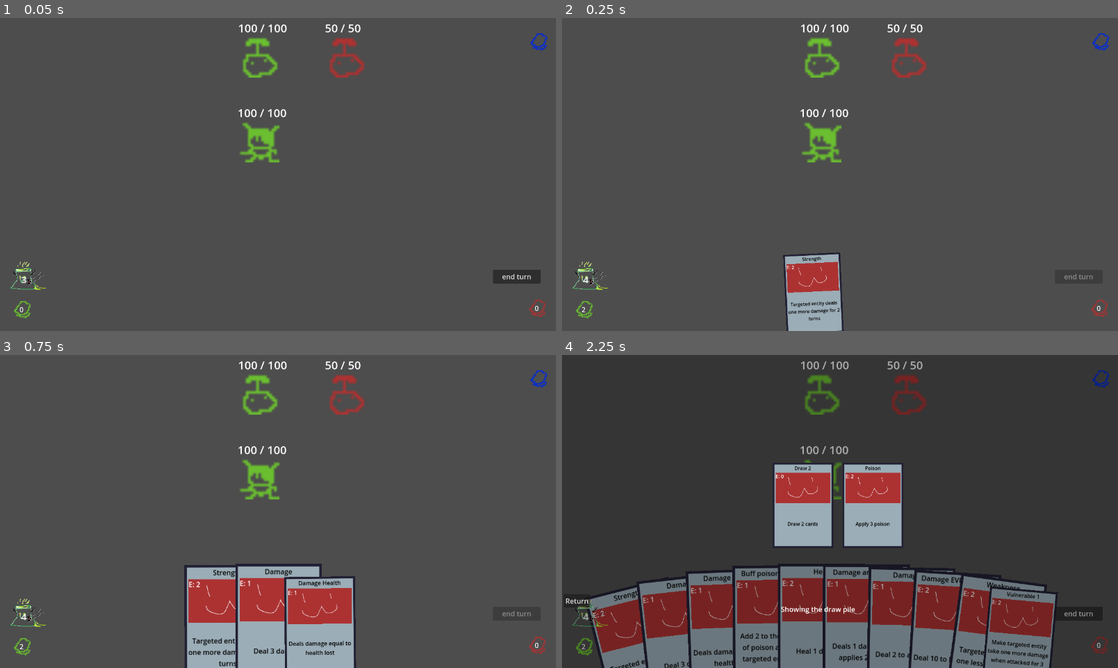
Above: before the commit, frames 1-4 (two rows, left to right).
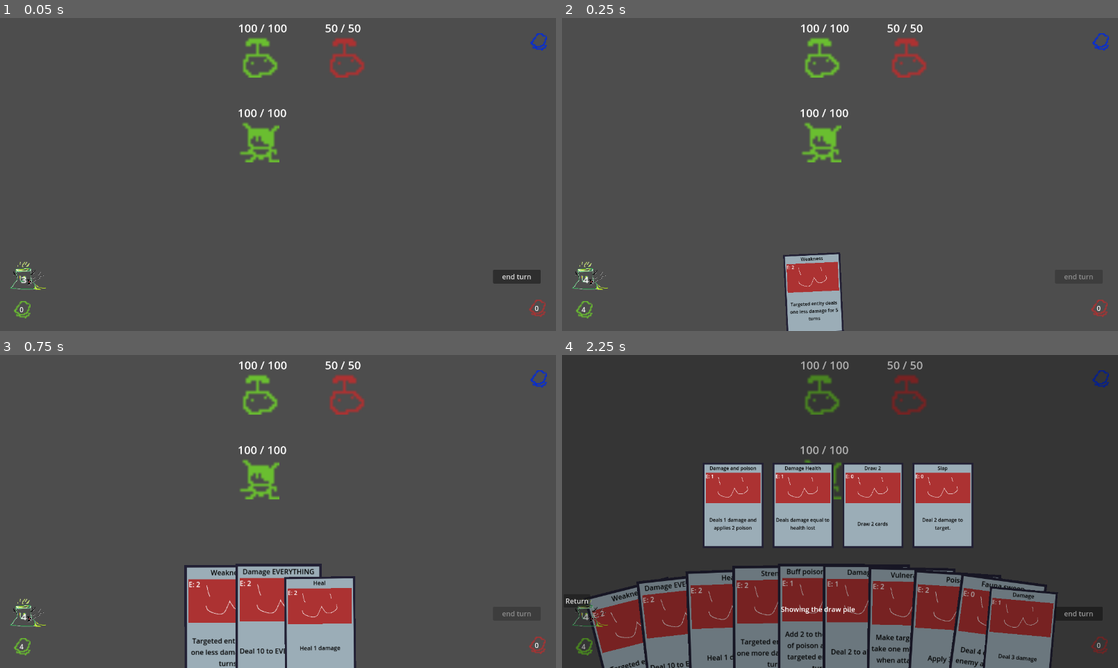
Above: after the commit, the same moments.

Repository: Saplings-Projects/1M_sub
Game: Godot game, scene res://#Scenes/TestingScene.tscn
Same seed, same stepped clock (60 frames per second), same inputs: the game is played once before the commit and once after it.
Inputs (mouse positions are in pixels of both pictures, inside the frame that each line leads up to):
- Up to frame 1 (0.05 s): no input
- Up to frame 2 (0.25 s): no input
- Up to frame 3 (0.75 s): click (255, 624) at 0.52 s
- Up to frame 4 (2.25 s): click "2" (after the commit: "4") at 1.25 s; click "0" at 2 s

Frame 1 is identical in both runs. In frame 2, 0.1% of the frame differs, in the area x 3-50%, y 76-95%; in frame 3, 0.7%; in frame 4, 7.9%, in the area x 3-88%, y 34-100%.

Commit message:
Apply some of the animations to cards. Add Fauna sweep

Diff:
--- /dev/null
+++ b/Cards/Animation/Anim_FaunaSweep.tscn
@@ -0,0 +1,56 @@
+[gd_scene load_steps=5 format=3 uid="uid://eimptoraq7pn"]
+
+[ext_resource type="Script" path="res://Cards/Animation/CastAnimation.gd" id="1_t516j"]
+[ext_resource type="Texture2D" uid="uid://c5ob6ye7i8lj4" path="res://Cards/fauna_sweep_broom.png" id="2_gs6u3"]
+
+[sub_resource type="Animation" id="Animation_4yitn"]
+resource_name = "Slap"
+length = 0.4
+tracks/0/type = "value"
+tracks/0/imported = false
+tracks/0/enabled = true
+tracks/0/path = NodePath("Broom:rotation")
+tracks/0/interp = 2
+tracks/0/loop_wrap = true
+tracks/0/keys = {
+"times": PackedFloat32Array(0, 0.1, 0.2, 0.3, 0.4),
+"transitions": PackedFloat32Array(1, 1, 1, 1, 1),
+"update": 0,
+"values": [0.0, 1.20253, 0.0, -1.09956, 0.0]
+}
+tracks/1/type = "method"
+tracks/1/imported = false
+tracks/1/enabled = true
+tracks/1/path = NodePath(".")
+tracks/1/interp = 1
+tracks/1/loop_wrap = true
+tracks/1/keys = {
+"times": PackedFloat32Array(0.2),
+"transitions": PackedFloat32Array(1),
+"values": [{
+"args": [],
+"method": &"trigger_cast_hit"
+}]
+}
+
+[sub_resource type="AnimationLibrary" id="AnimationLibrary_0fegm"]
+_data = {
+"Slap": SubResource("Animation_4yitn")
+}
+
+[node name="FaunaSweep" type="Node2D" node_paths=PackedStringArray("animation")]
+scale = Vector2(2, 2)
+script = ExtResource("1_t516j")
+animation = NodePath("SweepAnimation")
+
+[node name="Broom" type="Sprite2D" parent="."]
+texture_filter = 1
+scale = Vector2(3, 3)
+texture = ExtResource("2_gs6u3")
+offset = Vector2(0, 16)
+
+[node name="SweepAnimation" type="AnimationPlayer" parent="."]
+libraries = {
+"": SubResource("AnimationLibrary_0fegm")
+}
+autoplay = "Slap"
--- a/Cards/CardSets/DefaultDeck.tres
+++ b/Cards/CardSets/DefaultDeck.tres
@@ -13,7 +13,9 @@
 [ext_resource type="Resource" uid="uid://btj36bhn3n2tr" path="res://Cards/Resource/Card_Strength.tres" id="10_7m46u"]
 [ext_resource type="Resource" uid="uid://b4kmg3lm0e45q" path="res://Cards/Resource/Card_Vulnerability.tres" id="11_0eivv"]
 [ext_resource type="Resource" uid="uid://bobfsmcwcgsbb" path="res://Cards/Resource/Card_Weakness.tres" id="12_lo5f6"]
+[ext_resource type="Resource" uid="uid://dans622owjixj" path="res://Cards/Resource/Card_Slap.tres" id="13_icpmb"]
+[ext_resource type="Resource" uid="uid://vydmm1p103mg" path="res://Cards/Resource/Card_FaunaSweep.tres" id="14_6fjmx"]
 
 [resource]
 script = ExtResource("1_pnxc0")
-card_set = Array[Resource("res://Cards/CardBase.gd")]([ExtRe …(244 unchanged characters)… rce("11_0eivv"), ExtResource("12_lo5f6")])
+card_set = Array[Resource("res://Cards/CardBase.gd")]([ExtRe …(244 unchanged characters)… rce("11_0eivv"), ExtResource("12_lo5f6"), ExtResource("13_icpmb"), ExtResource("14_6fjmx")])
--- a/Cards/Resource/Card_FaunaSweep.tres
+++ b/Cards/Resource/Card_FaunaSweep.tres
@@ -1,9 +1,22 @@
-[gd_resource type="Resource" script_class="CardBase" load_steps=8 format=3 uid="uid://vydmm1p103mg"]
+[gd_resource type="Resource" script_class="CardBase" load_steps=13 format=3 uid="uid://vydmm1p103mg"]
 
 [ext_resource type="Script" path="res://Cards/Effects/EffectDamage.gd" id="1_cecc2"]
+[ext_resource type="PackedScene" uid="uid://eimptoraq7pn" path="res://Cards/Animation/Anim_FaunaSweep.tscn" id="1_gkkm6"]
 [ext_resource type="Script" path="res://Cards/Effects/EffectData.gd" id="2_5nlri"]
+[ext_resource type="Script" path="res://Cards/Animation/CastPosition/CastPos_Single.gd" id="2_xd6a0"]
 [ext_resource type="Script" path="res://Cards/Targeting/TargetRight.gd" id="3_qvjvu"]
+[ext_resource type="Script" path="res://Cards/Animation/CastAnimationBase.gd" id="3_rhb6y"]
 [ext_resource type="Script" path="res://Cards/CardBase.gd" id="4_ur7t3"]
+
+[sub_resource type="Resource" id="Resource_5wsa7"]
+script = ExtResource("2_xd6a0")
+use_central_position = true
+offset = Vector2(0, -100)
+
+[sub_resource type="Resource" id="Resource_a2fun"]
+script = ExtResource("3_rhb6y")
+cast_animation_scene = ExtResource("1_gkkm6")
+cast_position = SubResource("Resource_5wsa7")
 
 [sub_resource type="Resource" id="Resource_o3g2m"]
 script = ExtResource("1_cecc2")
@@ -16,6 +29,7 @@
 effect = SubResource("Resource_o3g2m")
 value = 4
 targeting_function = SubResource("Resource_8531g")
+cast_animation = SubResource("Resource_a2fun")
 
 [resource]
 script = ExtResource("4_ur7t3")
--- a/Cards/Resource/Card_Poison.tres
+++ b/Cards/Resource/Card_Poison.tres
@@ -1,11 +1,23 @@
-[gd_resource type="Resource" script_class="CardBase" load_steps=10 format=3 uid="uid://ctx8jsvac84so"]
+[gd_resource type="Resource" script_class="CardBase" load_steps=17 format=3 uid="uid://ctx8jsvac84so"]
 
 [ext_resource type="Script" path="res://Cards/Effects/EffectApplyStatus.gd" id="1_5lji7"]
+[ext_resource type="PackedScene" uid="uid://c13302ahcfpuy" path="res://Cards/Animation/Anim_Poison.tscn" id="1_bv4kp"]
 [ext_resource type="Script" path="res://Cards/CardBase.gd" id="1_u6k7h"]
 [ext_resource type="Script" path="res://Status/Debuffs/Debuff_Poison.gd" id="2_6vdl1"]
+[ext_resource type="Script" path="res://Cards/Animation/CastPosition/CastPos_All.gd" id="2_no1pw"]
 [ext_resource type="Script" path="res://Cards/Effects/EffectData.gd" id="2_omhae"]
+[ext_resource type="Script" path="res://Cards/Animation/CastAnimationBase.gd" id="3_5tld6"]
+[ext_resource type="Script" path="res://Cards/Targeting/TargetingBase.gd" id="4_2c1xc"]
 [ext_resource type="Script" path="res://Cards/EnergyData.gd" id="4_ux0cs"]
-[ext_resource type="Script" path="res://Cards/Targeting/TargetingBase.gd" id="4_2c1xc"]
+
+[sub_resource type="Resource" id="Resource_ttte4"]
+script = ExtResource("2_no1pw")
+offset = Vector2(0, 0)
+
+[sub_resource type="Resource" id="Resource_yjoia"]
+script = ExtResource("3_5tld6")
+cast_animation_scene = ExtResource("1_bv4kp")
+cast_position = SubResource("Resource_ttte4")
 
 [sub_resource type="Resource" id="Resource_lnhao"]
 script = ExtResource("2_6vdl1")
@@ -25,6 +37,7 @@
 effect = SubResource("Resource_p8qns")
 value = 0
 targeting_function = SubResource("Resource_oq1u4")
+cast_animation = SubResource("Resource_yjoia")
 
 [sub_resource type="Resource" id="Resource_1hn6q"]
 script = ExtResource("4_ux0cs")
--- /dev/null
+++ b/Cards/Resource/Card_Slap.tres
@@ -0,0 +1,38 @@
+[gd_resource type="Resource" script_class="CardBase" load_steps=13 format=3 uid="uid://dans622owjixj"]
+
+[ext_resource type="PackedScene" uid="uid://bbseovtwsgegg" path="res://Cards/Animation/Anim_Slap.tscn" id="1_48p54"]
+[ext_resource type="Script" path="res://Cards/CardBase.gd" id="1_j33rb"]
+[ext_resource type="Script" path="res://Cards/Animation/CastPosition/CastPos_All.gd" id="2_d7bnp"]
+[ext_resource type="Script" path="res://Cards/Animation/CastAnimationBase.gd" id="3_25557"]
+[ext_resource type="Script" path="res://Cards/Effects/EffectDamage.gd" id="4_vf582"]
+[ext_resource type="Script" path="res://Cards/Effects/EffectData.gd" id="5_n1vj7"]
+[ext_resource type="Script" path="res://Cards/Targeting/TargetingBase.gd" id="6_e7rmt"]
+
+[sub_resource type="Resource" id="Resource_nph5w"]
+script = ExtResource("2_d7bnp")
+offset = Vector2(0, 50)
+
+[sub_resource type="Resource" id="Resource_h6uye"]
+script = ExtResource("3_25557")
+cast_animation_scene = ExtResource("1_48p54")
+cast_position = SubResource("Resource_nph5w")
+
+[sub_resource type="Resource" id="Resource_hsf7j"]
+script = ExtResource("4_vf582")
+
+[sub_resource type="Resource" id="Resource_nkw52"]
+script = ExtResource("6_e7rmt")
+
+[sub_resource type="Resource" id="Resource_5b3is"]
+script = ExtResource("5_n1vj7")
+effect = SubResource("Resource_hsf7j")
+value = 2
+targeting_function = SubResource("Resource_nkw52")
+cast_animation = SubResource("Resource_h6uye")
+
+[resource]
+script = ExtResource("1_j33rb")
+application_type = 1
+card_title = "Slap"
+card_description = "Deal 2 damage to target."
+card_effects_data = Array[ExtResource("5_n1vj7")]([SubResource("Resource_5b3is")])
--- a/Cards/Resource/Card_damage_and_poison.tres
+++ b/Cards/Resource/Card_damage_and_poison.tres
@@ -6,7 +6,10 @@
 [ext_resource type="Script" path="res://Cards/Targeting/TargetingBase.gd" id="3_0biqs"]
 [ext_resource type="Script" path="res://Cards/Effects/EffectApplyStatus.gd" id="3_l3hyf"]
 [ext_resource type="Script" path="res://Status/Debuffs/Debuff_Poison.gd" id="4_84i11"]
+[ext_resource type="PackedScene" uid="uid://c13302ahcfpuy" path="res://Cards/Animation/Anim_Poison.tscn" id="4_vlagw"]
 [ext_resource type="Script" path="res://Cards/EnergyData.gd" id="5_ajuey"]
+[ext_resource type="Script" path="res://Cards/Animation/CastPosition/CastPos_All.gd" id="5_rlt1d"]
+[ext_resource type="Script" path="res://Cards/Animation/CastAnimationBase.gd" id="6_0uuxe"]
 
 [sub_resource type="Resource" id="Resource_jtcab"]
 script = ExtResource("1_vf50y")
@@ -19,6 +22,15 @@
 effect = SubResource("Resource_jtcab")
 value = 1
 targeting_function = SubResource("Resource_ojuu2")
+
+[sub_resource type="Resource" id="Resource_0jn5k"]
+script = ExtResource("5_rlt1d")
+offset = Vector2(0, 0)
+
+[sub_resource type="Resource" id="Resource_c57fh"]
+script = ExtResource("6_0uuxe")
+cast_animation_scene = ExtResource("4_vlagw")
+cast_position = SubResource("Resource_0jn5k")
 
 [sub_resource type="Resource" id="Resource_nlhgr"]
 script = ExtResource("4_84i11")
@@ -38,6 +50,7 @@
 effect = SubResource("Resource_qxsxr")
 value = 0
 targeting_function = SubResource("Resource_dso5d")
+cast_animation = SubResource("Resource_c57fh")
 
 [sub_resource type="Resource" id="Resource_noiey"]
 script = ExtResource("5_ajuey")
Not shown: 1 places in Cards/CardSets/DefaultDeck.tres that only renumber resources
Not shown: 1 places in Cards/Resource/Card_damage_and_poison.tres that only renumber resources
Binary file added: Cards/fauna_sweep_broom.png
Not shown, added: Cards/fauna_sweep_broom.png.import
